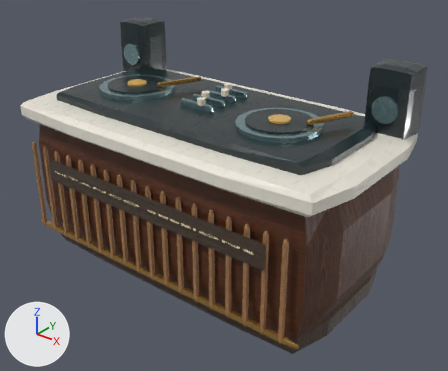
A saved change to the Blender file inventario/assets/catalog/17/hiperreal.blend.
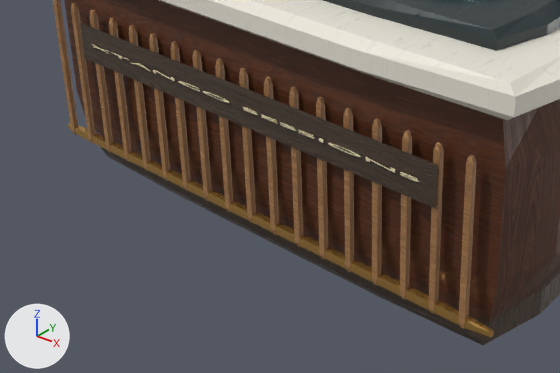
The first picture shows the older version from a 50 mm camera at (3.1, -2.99, 2.08) aimed at (1.12, -0.51, 0.54). The close-ups show the older and then the newer version on the part from 0% to 76% of the width and 39% to 100% of the height of that picture. Only the edits that show in the close-ups are written down. The axes (+X, +Y, +Z) are drawn at lower left. The lights are the same throughout.

Objects in the first close-up: 'Native component 0', 'Native component 1', 'Native component 10', 'Native component 11', 'Native component 2', 'Native component 29', 'Native component 7', 'Sign XTANCO SESSIONS'.
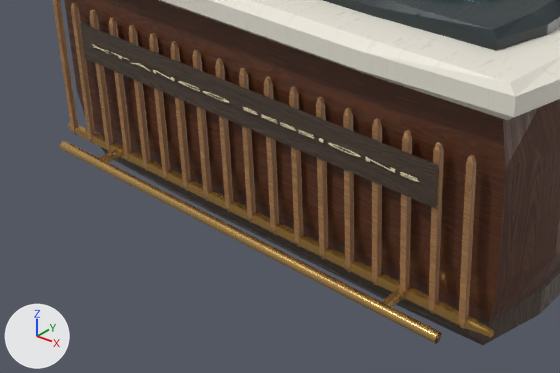
Changed parts and their boxes [x1, y1, x2, y2] in the close-ups (560 x 373 px):
'Hiperreal barra reposapiés', added
    after: [60, 141, 442, 344]
'Hiperreal soporte reposapiés der', added
    after: [382, 288, 405, 307]
'Hiperreal soporte reposapiés izq', added
    after: [99, 149, 121, 162]

The change, as a list of edits to the scene's bpy script:
```text
Add mat_hiperreal___metal__b08d57:
    mat_hiperreal___metal__b08d57 = bpy.data.materials.new('Hiperreal · metal #b08d57')
    # colours: orange #d0a766
    # uses the picture img_metal_orm_jpg
Add me_cube_001:
    me_cube_001.from_pydata(...)  # 56 vertices, 54 faces; spans x -0.5..0.5, y -0.5..0.5, z -0.5..0.5
    me_cube_001.materials.append(mat_hiperreal___metal__b08d57)
Add me_cube:
    me_cube.from_pydata(...)  # 56 vertices, 54 faces; spans x -0.5..0.5, y -0.5..0.5, z -0.5..0.5
    me_cube.materials.append(mat_hiperreal___metal__b08d57)
Add me_cylinder:
    me_cylinder.from_pydata(...)  # a 24-sided cylinder along z spanning x -0.5..0.5, y -0.5..0.5, z -0.5..0.5
    me_cylinder.polygons.foreach_set('use_smooth', [True] * 26)
    me_cylinder.materials.append(mat_hiperreal___metal__b08d57)
Add ob_hiperreal_soporte_reposapiés_der:
    ob_hiperreal_soporte_reposapiés_der = bpy.data.objects.new('Hiperreal soporte reposapiés der', me_cube_001)
    ob_hiperreal_soporte_reposapiés_der.parent = ob_inventory_17
    ob_hiperreal_soporte_reposapiés_der.location = (1.65, -1.075, 0.16)
    ob_hiperreal_soporte_reposapiés_der.scale = (0.025, 0.11, 0.025)
Add ob_hiperreal_soporte_reposapiés_izq:
    ob_hiperreal_soporte_reposapiés_izq = bpy.data.objects.new('Hiperreal soporte reposapiés izq', me_cube)
    ob_hiperreal_soporte_reposapiés_izq.parent = ob_inventory_17
    ob_hiperreal_soporte_reposapiés_izq.location = (0.35, -1.075, 0.16)
    ob_hiperreal_soporte_reposapiés_izq.scale = (0.025, 0.11, 0.025)
Add ob_hiperreal_barra_reposapiés:
    ob_hiperreal_barra_reposapiés = bpy.data.objects.new('Hiperreal barra reposapiés', me_cylinder)
    ob_hiperreal_barra_reposapiés.parent = ob_inventory_17
    ob_hiperreal_barra_reposapiés.location = (1.0, -1.12, 0.16)
    ob_hiperreal_barra_reposapiés.rotation_euler = (0.0, 1.571, 0.0)  # degrees (0, 90, 0)
    ob_hiperreal_barra_reposapiés.scale = (0.035, 0.035, 1.7)
```
